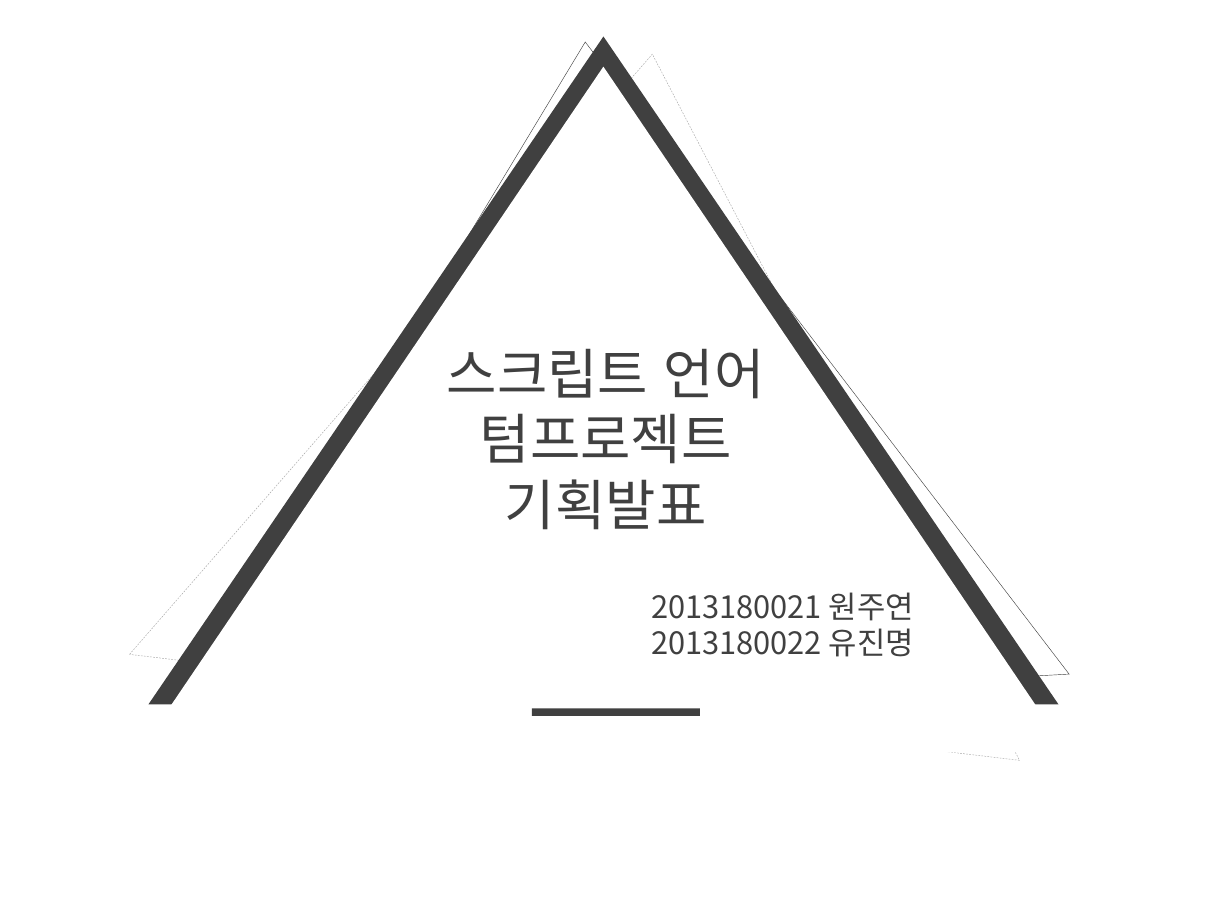
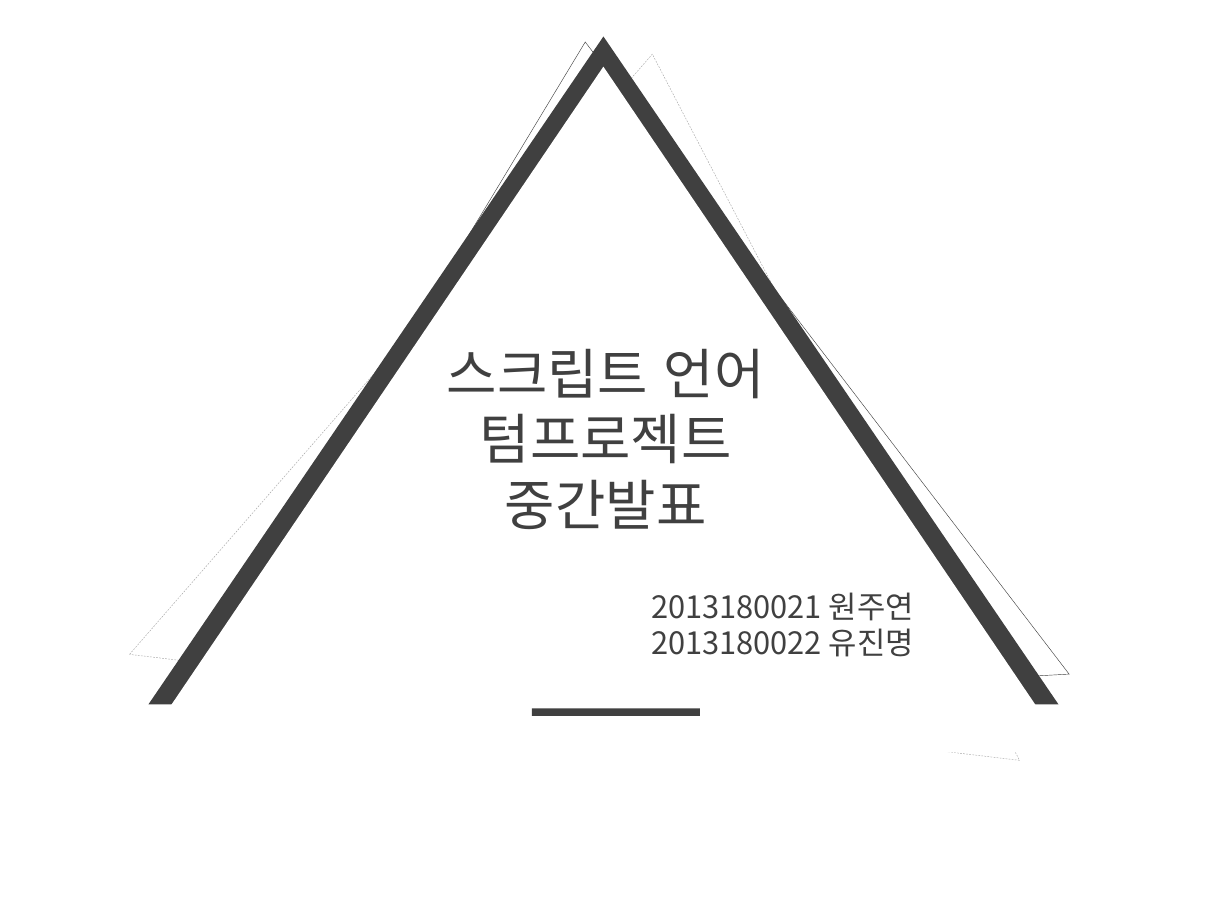
Before and after one commit to youjinmyoung/ScriptProject, a slide deck: slide 1 of 스크립트 기획발표.pptx. Drawn at 1232x924 pixels with LibreOffice and Linux fonts; fonts in the diff are those of the drawing. Boxes give left, top, right and bottom in pixels: in the first picture for what was removed or moved away, otherwise in the second. Text is boxed around its words. In the diff, an @@ line names an element or a change of style, - is before the commit and + after.

```diff
--- a/스크립트 기획발표.pptx
+++ b/스크립트 기획발표.pptx
@@ text at [505,479,707,529]: text changed @@
-기획발표
+중간발표
```
Also in this commit, not shown: 3 other slides changed, 1 slide added, 1 slide removed, 1 other file.
